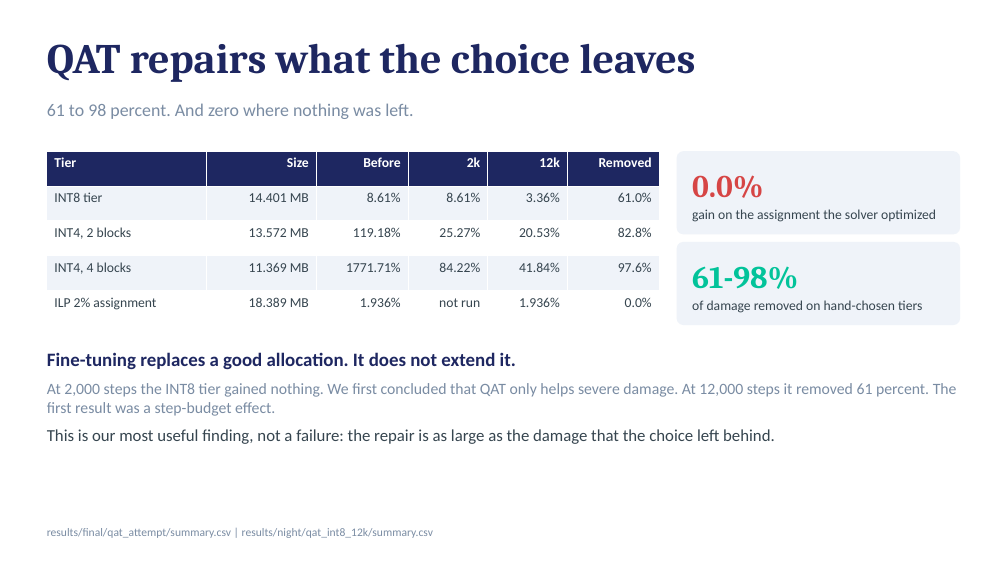
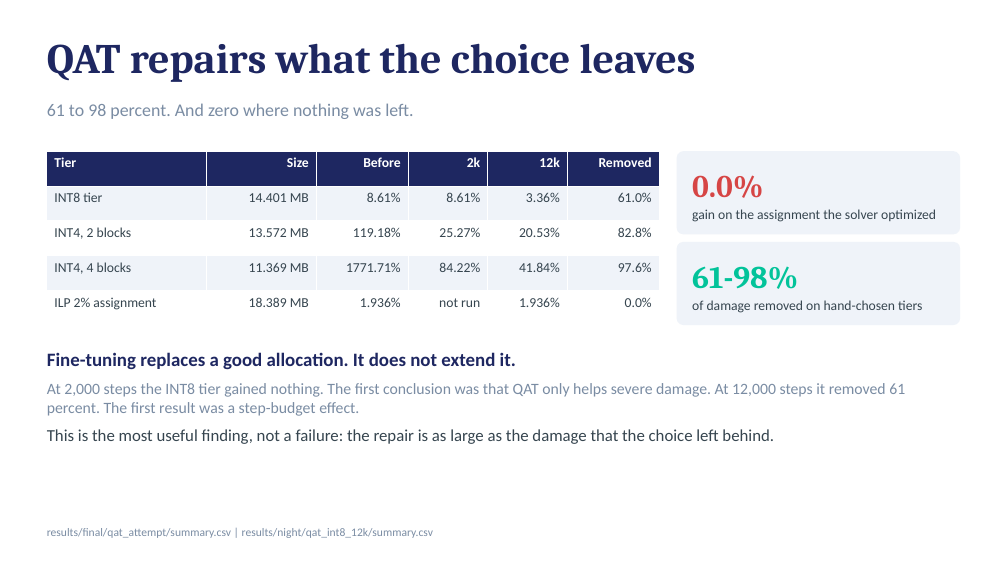
Before and after one commit to harshith0518/CS6886-PULSE-Quantization, a slide deck: slide 8 of submission/PULSE-quantization-deck.pptx. Drawn at 1008x567 pixels with LibreOffice and Linux fonts; fonts in the diff are those of the drawing. Boxes give left, top, right and bottom in pixels: in the first picture for what was removed or moved away, otherwise in the second. Text is boxed around its words. In the diff, an @@ line names an element or a change of style, - is before the commit and + after.

Commit message:
voice: single author throughout. No first person plural, no team references.
The report, deck, supplement and README now use impersonal constructions instead of the first person plural, which is the standard academic form for a single-author paper: 'this work measures', 'the sweep collects', 'no speed claim is made'. The title becomes 'Which Bits Can Be Dropped?' and the author line lists one name.

Report recompiled and still exactly 2 pages; the rewrites lengthened sentences, so the line spacing and title spacing were tightened to keep the cap. Deck still 10 slides, supplement still 5 pages. A first-person audit across all deliverable sources returns zero matches.

```diff
--- a/submission/PULSE-quantization-deck.pptx
+++ b/submission/PULSE-quantization-deck.pptx
@@ text at [47, 383, 905, 444]: text changed @@
-At 2,000 steps the INT8 tier gained nothing. We first concluded that QAT only helps severe damage. At 12,000 steps it removed 61 percent. The first result was a step-budget effect.
-This is our most useful finding, not a failure: the repair is as large as the damage that the choice left behind.
+At 2,000 steps the INT8 tier gained nothing. The first conclusion was that QAT only helps severe damage. At 12,000 steps it removed 61 percent. The first result was a step-budget effect.
+This is the most useful finding, not a failure: the repair is as large as the damage that the choice left behind.
```
Also in this commit, not shown: 7 other slides changed, 10 other files.
